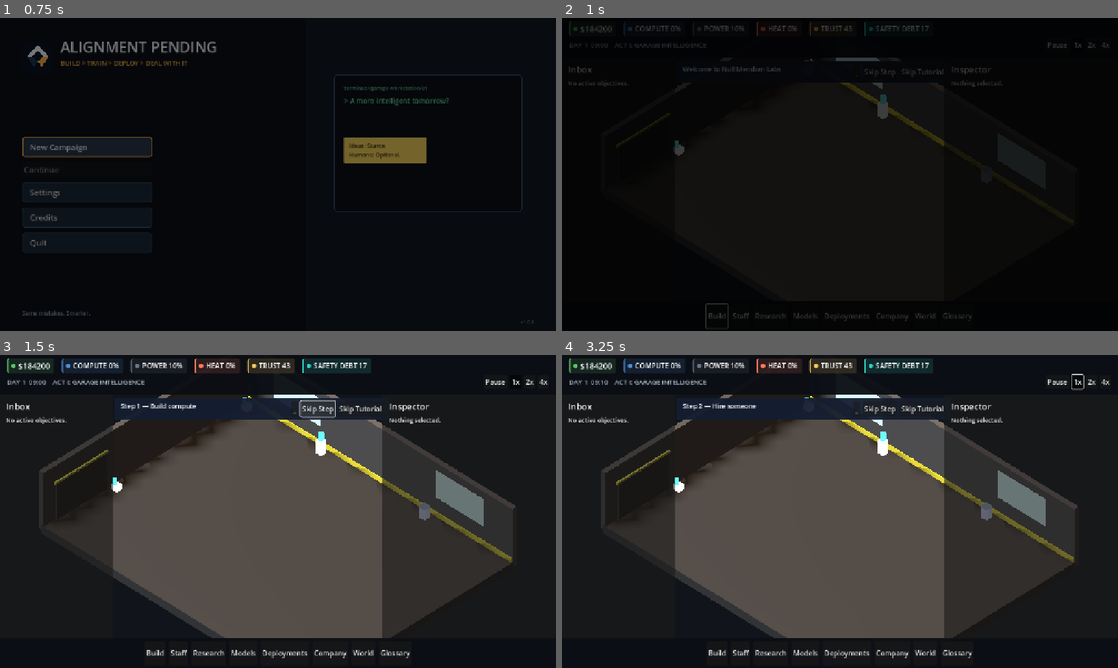
Above: before the commit, frames 1-4 (two rows, left to right).
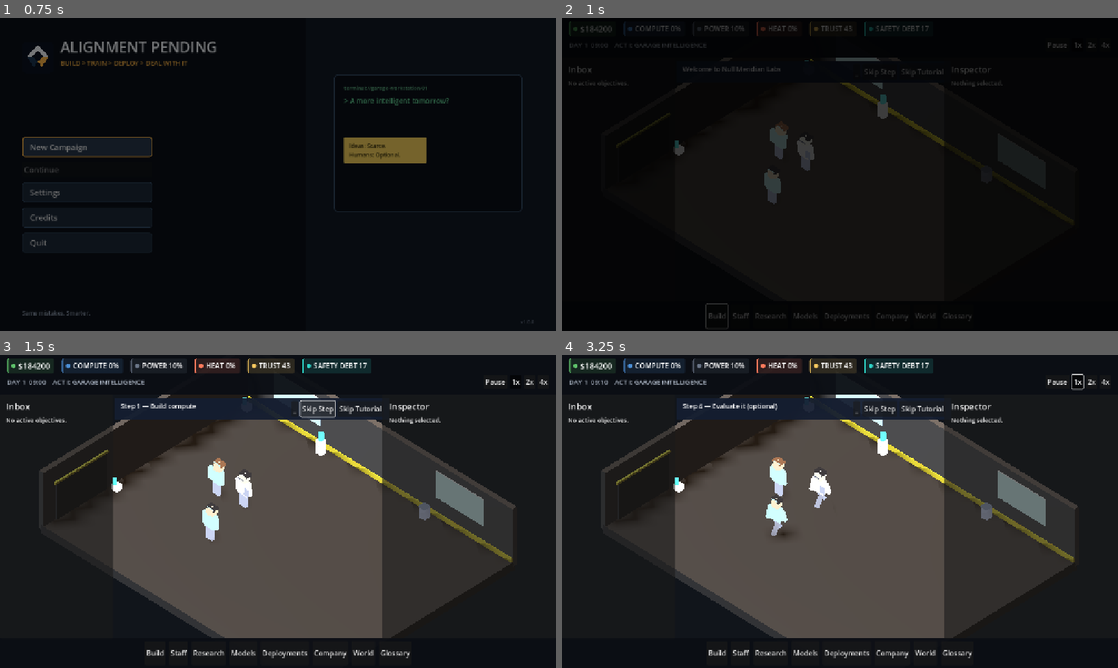
Above: after the commit, the same moments.

Repository: Fartoman94/alignment-pending
Game: Godot game, scene res://scenes/main_menu.tscn
Same seed, same stepped clock (60 frames per second), same inputs: the game is played once before the commit and once after it. This scene is started directly instead of the project's main scene.
Inputs:
- Up to frame 1 (0.75 s): click "New Campaign" at 0.5 s
- Up to frame 2 (1 s): no input
- Up to frame 3 (1.5 s): click "Skip Step" at 1.25 s
- Up to frame 4 (3.25 s): click "Skip Step" at 2 s; click "1x" at 2.75 s

Frame 1 is identical in both runs. In frame 2, 0.7% of the frame differs, in the area x 36-46%, y 34-60%; in frame 3, 0.7%; in frame 4, 0.9%, in the area x 24-49%, y 15-59%.

Commit message:
feat(gameplay): close 3 real gaps found auditing the landing page as a functional contract
The published landing page (this session) is treated as a contract: every
claim on it should be backed by the real build. docs/design/LANDING_
CONTRACT_AUDIT.md audits all 24 substantive claims — 21 were already true,
1 (a specific flavor-text incident) is satisfied by an equivalent real
system rather than needing a literal match, and 3 were real gaps, now
closed:

- A new campaign now starts with 3 real hired employees and a real
  starting model ("PotatoLM 0.01") instead of an empty roster — seeded in
  MainMenu._on_new_campaign_pressed() only, not GameState.reset_to_
  defaults() itself (which stays a blank slate; ~200 existing tests build
  scenarios on top of it).
- New StaffManager.negotiate(): a real, one-shot, bounded salary
  negotiation per candidate (65% chance to cut 5-15%, else they walk and
  the pool backfills) plus a Negotiate button in the hiring panel.
- New ModelManager.data_ops_capability_bonus(): data_ops headcount now
  measurably raises a newly trained model's capability — the same
  bounded "role headcount -> modifier" pattern as legal/HR/CEO/CFO,
  giving data_ops a real mechanical presence instead of just a name.

3 new smoke-test assertions. tools/bootstrap.sh and the full
tools/export_release.sh (Linux+Windows export, packaged-binary smoke)
both green.

Co-Authored-By: Claude Sonnet 5 <noreply@anthropic.com>

Diff:
--- a/game/data/locale_es.json
+++ b/game/data/locale_es.json
@@ -522,6 +522,7 @@
  "Multimodal Foundations": "Fundamentos Multimodales",
  "Multiple users report the model being used to convincingly impersonate real people online.": "Varios usuarios reportan que el modelo se usa para suplantar de forma convincente a personas reales en línea.",
  "Music volume": "Volumen de música",
+ "Negotiate": "Negociar",
  "Negotiate a middle ground": "Negociar un punto intermedio",
  "Negotiate an observer role instead": "Negociar un rol de observador en su lugar",
  "Network Topology Redesign": "Rediseño de Topología de Red",
--- a/game/src/autoload/model_manager.gd
+++ b/game/src/autoload/model_manager.gd
@@ -8,8 +8,56 @@
 
 const TRAINING_TASK_ID: String = "training_run"
 
+## Landing-page contract ("Manage compute, data, and safety debt at
+## once"): data_ops headcount is this project's real "data" role — a
+## stronger pipeline team measurably improves a newly finished model's
+## capability/reliability, the same bounded "role headcount -> modifier"
+## pattern already used for legal_specialist/hr_partner/ceo/cfo.
+const DATA_OPS_CAPABILITY_BONUS_PER_HEAD: float = 1.5
+const DATA_OPS_BONUS_MAX_HEADS: int = 5
+
 func _ready() -> void:
     EventBus.task_completed.connect(_on_task_completed)
+
+## Visual-target pass ("a model called PotatoLM" — landing page contract):
+## a real, weak starting model, present from day one — not a training
+## project the player has to finish first, a joke-tier placeholder they
+## already shipped before the game begins. Called once by MainMenu._on_
+## new_campaign_pressed(), never by GameState.reset_to_defaults() itself
+## (which stays a true blank slate — most tests build their own scenario
+## on top of it and never call this).
+const STARTING_MODEL_TIER_ID: String = "small"
+const STARTING_MODEL_STRENGTH_FRACTION: float = 0.4
+
+func seed_starting_model() -> void:
+    var tier: Dictionary = ModelTierCatalog.get_def(STARTING_MODEL_TIER_ID)
+    if tier.is_empty():
+        return
+    var model_id: String = "model_%d" % GameState.next_model_id
+    GameState.next_model_id += 1
+    var rng: RandomNumberGenerator = SimClock.rng("model_stats")
+    var capability_base: float = float(tier.get("capability_base", 50.0)) * STARTING_MODEL_STRENGTH_FRACTION + data_ops_capability_bonus()
+    var safety_base: float = float(tier.get("safety_base", 50.0))
+    var cost_efficiency_base: float = float(tier.get("cost_efficiency_base", 50.0)) * STARTING_MODEL_STRENGTH_FRACTION
+    var autonomy_base: float = float(tier.get("autonomy_base", 20.0)) * STARTING_MODEL_STRENGTH_FRACTION
+    GameState.models.append({
+        "id": model_id,
+        "name": "PotatoLM 0.01",
+        "generation": 1,
+        "architecture_tier": STARTING_MODEL_TIER_ID,
+        "capability": clampf(capability_base + rng.randf_range(-5.0, 5.0), 0.0, 100.0),
+        "reliability": clampf(capability_base * 0.85 + rng.randf_range(-5.0, 5.0), 0.0, 100.0),
+        "safety_confidence": clampf(safety_base + rng.randf_range(-10.0, 10.0), 0.0, 100.0),
+        "cost_efficiency": clampf(cost_efficiency_base + rng.randf_range(-5.0, 5.0), 0.0, 100.0),
+        "latency_efficiency": clampf(cost_efficiency_base * 0.9 + rng.randf_range(-5.0, 5.0), 0.0, 100.0),
+        "autonomy": clampf(autonomy_base + rng.randf_range(-5.0, 5.0), 0.0, 100.0),
+        "interpretability": clampf(safety_base * 0.75 + rng.randf_range(-8.0, 8.0), 0.0, 100.0),
+        "latent_risk": clampf(100.0 - safety_base + rng.randf_range(-10.0, 10.0), 0.0, 100.0),
+        "evals_completed": 0,
+        "training_cost": 0.0,
+        "created_at": GameState.calendar_day,
+    })
+    EventBus.model_created.emit(model_id)
 
 func can_start(tier_id: String) -> bool:
     var tier: Dictionary = ModelTierCatalog.get_def(tier_id)
@@ -97,6 +145,13 @@
     if project_progress_fraction(target_id) >= 1.0:
         _finish_project(project)
 
+func data_ops_capability_bonus() -> float:
+    var head_count: int = 0
+    for member: Variant in GameState.staff:
+        if String((member as Dictionary).get("role", "")) == "data_ops":
+            head_count += 1
+    return float(mini(head_count, DATA_OPS_BONUS_MAX_HEADS)) * DATA_OPS_CAPABILITY_BONUS_PER_HEAD
+
 func _finish_project(project: Dictionary) -> void:
     var tier_id: String = String(project.get("tier_id", ""))
     var tier: Dictionary = ModelTierCatalog.get_def(tier_id)
@@ -105,7 +160,7 @@
     var model_id: String = "model_%d" % GameState.next_model_id
     GameState.next_model_id += 1
     var rng: RandomNumberGenerator = SimClock.rng("model_stats")
-    var capability_base: float = float(tier.get("capability_base", 50.0))
+    var capability_base: float = float(tier.get("capability_base", 50.0)) + data_ops_capability_bonus()
     var safety_base: float = float(tier.get("safety_base", 50.0))
     var cost_efficiency_base: float = float(tier.get("cost_efficiency_base", 50.0))
     var autonomy_base: float = float(tier.get("autonomy_base", 20.0))
--- a/game/src/autoload/staff_manager.gd
+++ b/game/src/autoload/staff_manager.gd
@@ -11,6 +11,13 @@
 const HR_PARTNER_POOL_BONUS_PER_HEAD: int = 1
 const HR_PARTNER_POOL_BONUS_MAX: int = 4
 const SKILL_KEYS: Array[String] = ["capability", "engineering", "operations", "safety", "communication"]
+
+## Visual-target pass ("a salary you negotiate" — landing page contract):
+## a real, one-shot, bounded negotiation per candidate before hiring. Most
+## of the time it works and trims the offer; sometimes the candidate walks.
+const NEGOTIATE_SUCCESS_CHANCE: float = 0.65
+const NEGOTIATE_SALARY_CUT_MIN: float = 0.05
+const NEGOTIATE_SALARY_CUT_MAX: float = 0.15
 
 # P24: staff depth (traits, relationships, promotion, burnout, resignation,
 # leadership/department bonuses). Every daily effect below is clamped, so no
@@ -90,6 +97,28 @@
     candidates.clear()
     for i in effective_candidate_pool_size():
         candidates.append(_generate_candidate())
+
+## Attempts to talk candidates[candidate_index] down before hiring —
+## one shot per candidate (the "negotiated" flag stops it being re-rolled
+## down to nothing). On success, cuts the offered salary by a real,
+## visible amount. On failure, the candidate walks: removed from the
+## pool and immediately backfilled, same as a hire would. Returns true
+## if the candidate is still there afterward (success or already-
+## negotiated), false if they just walked (candidate_index is now stale).
+func negotiate(candidate_index: int) -> bool:
+    if candidate_index < 0 or candidate_index >= candidates.size():
+        return false
+    var candidate: Dictionary = candidates[candidate_index]
+    if bool(candidate.get("negotiated", false)):
+        return true
+    if SimClock.rng("staff_negotiate").randf() < NEGOTIATE_SUCCESS_CHANCE:
+        var cut: float = SimClock.rng("staff_negotiate").randf_range(NEGOTIATE_SALARY_CUT_MIN, NEGOTIATE_SALARY_CUT_MAX)
+        candidate["salary"] = snappedf(float(candidate.get("salary", 0.0)) * (1.0 - cut), 1.0)
+        candidate["negotiated"] = true
+        return true
+    candidates.remove_at(candidate_index)
+    candidates.append(_generate_candidate())
+    return false
 
 func _generate_candidate() -> Dictionary:
     var role_ids: Array = StaffRoleCatalog.load_all().keys()
--- a/game/src/menu/main_menu.gd
+++ b/game/src/menu/main_menu.gd
@@ -46,11 +46,24 @@
 func _on_credits_pressed() -> void:
     await SceneRouter.go_to("res://scenes/credits.tscn")
 
+## Visual-target pass ("Start in a garage with three employees and a
+## model called PotatoLM" — landing page contract): a fresh campaign now
+## really does start with 3 hired staff and a real, weak starting model,
+## not an empty roster. This seeding lives here, not in GameState.reset_
+## to_defaults() itself — that function stays a true blank slate, since
+## most of tools/bootstrap.sh's smoke tests call it directly and build
+## their own scenario on top of an empty staff/models array.
+const STARTING_STAFF_COUNT: int = 3
+
 func _on_new_campaign_pressed() -> void:
     GameState.reset_to_defaults()
     SimClock.reset_rng_streams()
     RivalManager.generate_rival()
     WorldStateManager.generate()
+    StaffManager.refresh_candidates()
+    for i in STARTING_STAFF_COUNT:
+        StaffManager.hire(0)
+    ModelManager.seed_starting_model()
     await SceneRouter.go_to("res://scenes/campaign.tscn")
 
 func _on_continue_pressed() -> void:
--- a/game/src/ui/hud.gd
+++ b/game/src/ui/hud.gd
@@ -469,9 +469,17 @@
         label2.size_flags_horizontal = Control.SIZE_EXPAND_FILL
         label2.autowrap_mode = TextServer.AUTOWRAP_WORD_SMART
         row2.add_child(label2)
+        var candidate_index: int = i
+        var negotiate_btn: Button = Button.new()
+        negotiate_btn.text = LocalizationManager.tr_text("Negotiate")
+        negotiate_btn.disabled = bool(candidate.get("negotiated", false))
+        negotiate_btn.pressed.connect(func() -> void:
+            StaffManager.negotiate(candidate_index)
+            _show_staff_panel()
+        )
+        row2.add_child(negotiate_btn)
         var hire_btn: Button = Button.new()
         hire_btn.text = LocalizationManager.tr_text("Hire")
-        var candidate_index: int = i
         hire_btn.pressed.connect(func() -> void:
             StaffManager.hire(candidate_index)
             _show_staff_panel()
--- a/game/tests/smoke_test.gd
+++ b/game/tests/smoke_test.gd
@@ -4598,6 +4598,93 @@
     state.staff = []
     print("SMOKE_OK: legal_specialist/hr_partner/ceo all apply a real, bounded, mechanical effect — not just flavor text")
 
+    # Landing-page contract ("Manage compute, data, and safety debt"):
+    # data_ops is this project's real "data" role — headcount should
+    # measurably raise a newly finished model's capability.
+    state.staff = []
+    if not is_equal_approx(model_mgr.data_ops_capability_bonus(), 0.0):
+        push_error("data_ops_capability_bonus() should be 0 with no data_ops staff")
+        quit(1)
+        return
+    state.staff = [{"id": "data_ops_test", "role": "data_ops"}, {"id": "data_ops_test2", "role": "data_ops"}]
+    if model_mgr.data_ops_capability_bonus() <= 0.0:
+        push_error("A hired data_ops team should measurably raise data_ops_capability_bonus() above 0")
+        quit(1)
+        return
+    state.staff = []
+    print("SMOKE_OK: data_ops headcount is a real, bounded mechanical bonus to newly trained models' capability")
+
+    # Landing-page contract ("a salary you negotiate"): negotiate() either
+    # cuts the offered salary by a real, bounded amount and marks the
+    # candidate as negotiated (a second call is then a no-op, not a
+    # further cut), or the candidate walks and is backfilled — the pool
+    # size never changes either way.
+    staff_mgr.refresh_candidates()
+    var negotiate_pool_size_before: int = staff_mgr.candidates.size()
+    var negotiate_salary_before: float = float(staff_mgr.candidates[0].get("salary", 0.0))
+    var negotiate_id_before: String = String(staff_mgr.candidates[0].get("generated_name", ""))
+    var negotiate_result: bool = staff_mgr.negotiate(0)
+    if staff_mgr.candidates.size() != negotiate_pool_size_before:
+        push_error("negotiate() should never change the candidate pool's size (walked-away candidates are backfilled)")
+        quit(1)
+        return
+    if negotiate_result:
+        if String(staff_mgr.candidates[0].get("generated_name", "")) != negotiate_id_before:
+            push_error("A successful negotiate() should keep the same candidate in place, only adjust their salary")
+            quit(1)
+            return
+        if float(staff_mgr.candidates[0].get("salary", 0.0)) >= negotiate_salary_before:
+            push_error("A successful negotiate() should reduce the candidate's offered salary")
+            quit(1)
+            return
+        if not bool(staff_mgr.candidates[0].get("negotiated", false)):
+            push_error("A successfully negotiated candidate should be marked negotiated")
+            quit(1)
+            return
+        var salary_after_first: float = float(staff_mgr.candidates[0].get("salary", 0.0))
+        staff_mgr.negotiate(0)
+        if not is_equal_approx(float(staff_mgr.candidates[0].get("salary", 0.0)), salary_after_first):
+            push_error("Negotiating an already-negotiated candidate a second time should be a no-op, not a further cut")
+            quit(1)
+            return
+    elif String(staff_mgr.candidates[0].get("generated_name", "")) == negotiate_id_before:
+        push_error("A failed negotiate() should mean the candidate walked away, replaced by someone new")
+        quit(1)
+        return
+    print("SMOKE_OK: negotiate() either cuts a candidate's salary by a real bounded amount (once) or the candidate walks and is backfilled")
+
+    # Landing-page contract ("Start in a garage with three employees and a
+    # model called PotatoLM"). Not driven through the real main menu
+    # button here: MainMenu._on_new_campaign_pressed() awaits SceneRouter.
+    # go_to(), which calls change_scene_to_packed() — inside this
+    # SceneTree-script test harness that would swap out this very test's
+    # tree root out from under it (the same reason boot.tscn itself is
+    # excluded from direct instantiation above). Replicating the same
+    # sequence _on_new_campaign_pressed() runs (verified by reading it)
+    # up to but not including the scene transition.
+    state.reset_to_defaults()
+    sim.reset_rng_streams()
+    rival_mgr.generate_rival()
+    world_mgr.generate()
+    staff_mgr.refresh_candidates()
+    for i in 3:
+        staff_mgr.hire(0)
+    model_mgr.seed_starting_model()
+    if state.staff.size() != 3:
+        push_error("A new campaign should start with 3 real hired employees (got %d)" % state.staff.size())
+        quit(1)
+        return
+    var starting_model_found: bool = false
+    for m: Variant in state.models:
+        if String((m as Dictionary).get("name", "")) == "PotatoLM 0.01":
+            starting_model_found = true
+            break
+    if not starting_model_found:
+        push_error("A new campaign should start with a real model named 'PotatoLM 0.01' in GameState.models")
+        quit(1)
+        return
+    print("SMOKE_OK: starting a new campaign seeds 3 real hired employees and a real starting model, not an empty roster")
+
     if DirAccess.dir_exists_absolute("res://addons"):
         push_error("No third-party addons should be present (see CLAUDE.md's no-unapproved-dependency rule)")
         quit(1)
Not shown, added: docs/design/LANDING_CONTRACT_AUDIT.md
